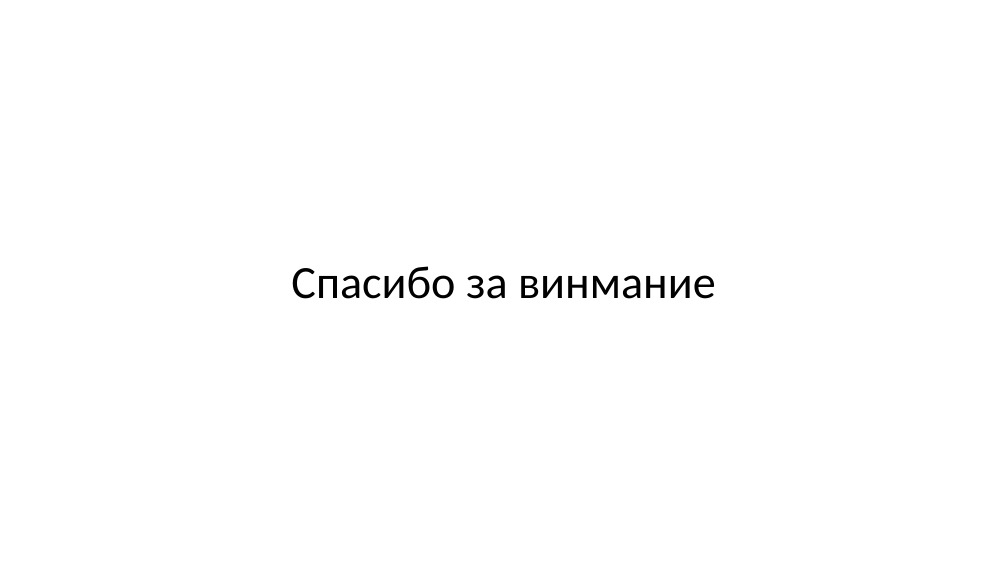
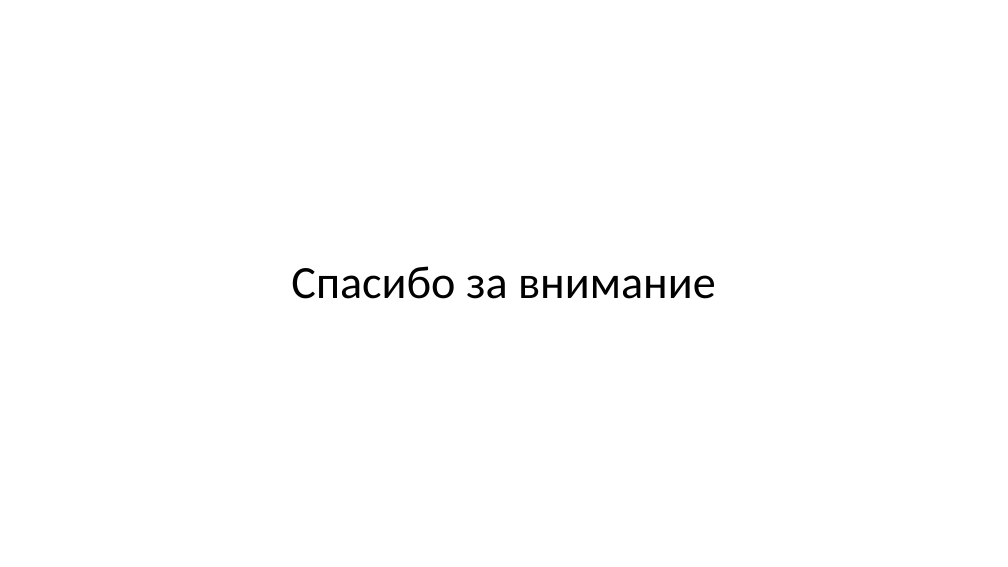
Before and after one commit to sidechko/Diplom-Messager, a slide deck: slide 10 of Призентация диплом WIP.pptx. Drawn at 1008x567 pixels with LibreOffice and Linux fonts; fonts in the diff are those of the drawing. Boxes give left, top, right and bottom in pixels: in the first picture for what was removed or moved away, otherwise in the second. Text is boxed around its words. In the diff, an @@ line names an element or a change of style, - is before the commit and + after.

```diff
--- a/Призентация диплом WIP.pptx
+++ b/Призентация диплом WIP.pptx
@@ title at (x1=291, y1=266, x2=716, y2=299): text changed @@
-Спасибо за винмание
+Спасибо за внимание
```
Also in this commit, not shown: 26 other files.
